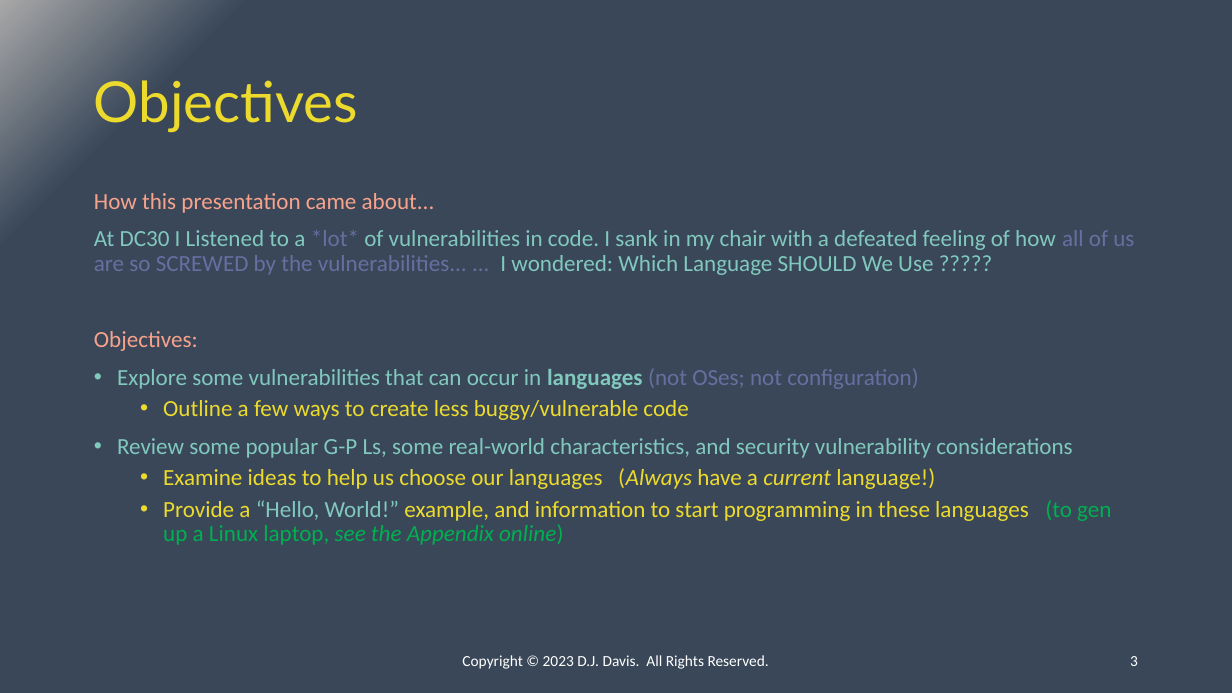
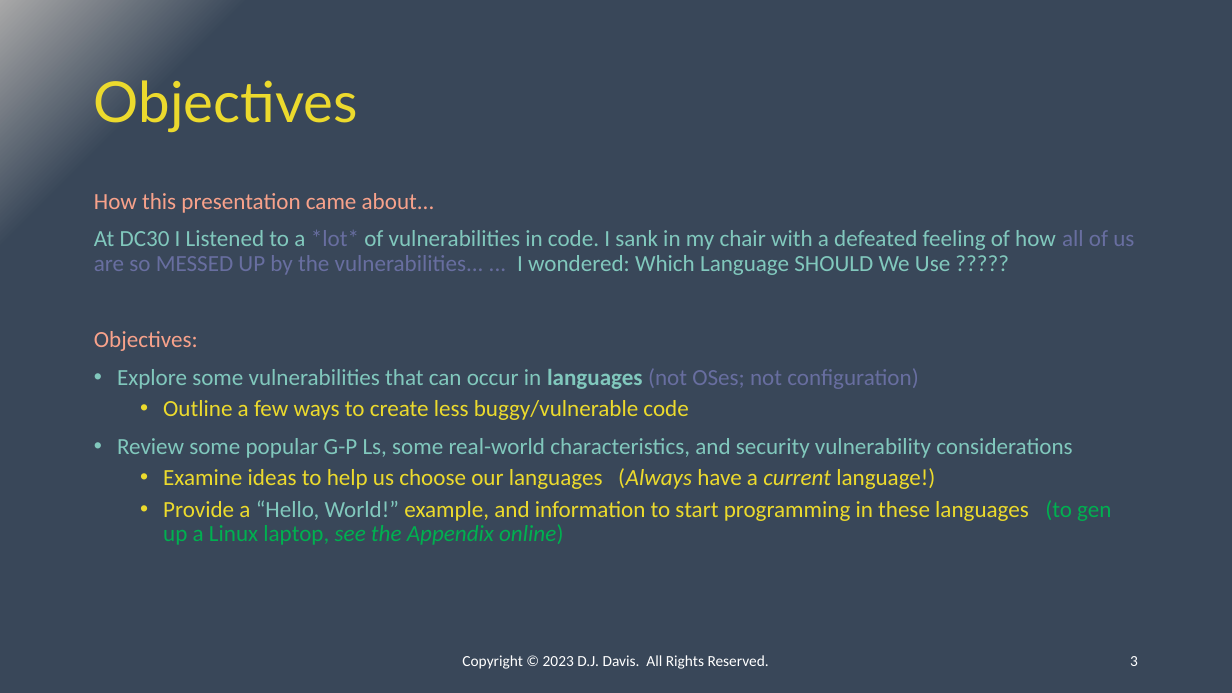
Before and after one commit to ipv3/DC31-BIC, a slide deck: slide 3 of Presentation.pptx. Drawn at 1232x693 pixels with LibreOffice and Linux fonts; fonts in the diff are those of the drawing. Boxes give left, top, right and bottom in pixels: in the first picture for what was removed or moved away, otherwise in the second. Text is boxed around its words. In the diff, an @@ line names an element or a change of style, - is before the commit and + after.

```diff
--- a/Presentation.pptx
+++ b/Presentation.pptx
@@ text at (94,230,1134,275): text changed @@
-At DC30 I Listened to a *lot* of vulnerabilities in code. I sank in my chair with a defeated feeling of how all of us are so SCREWED by the vulnerabilities... ... I wondered: Which Language SHOULD We Use ?????
+At DC30 I Listened to a *lot* of vulnerabilities in code. I sank in my chair with a defeated feeling of how all of us are so MESSED UP by the vulnerabilities... ... I wondered: Which Language SHOULD We Use ?????
```
Also in this commit, not shown: 1 other file.
